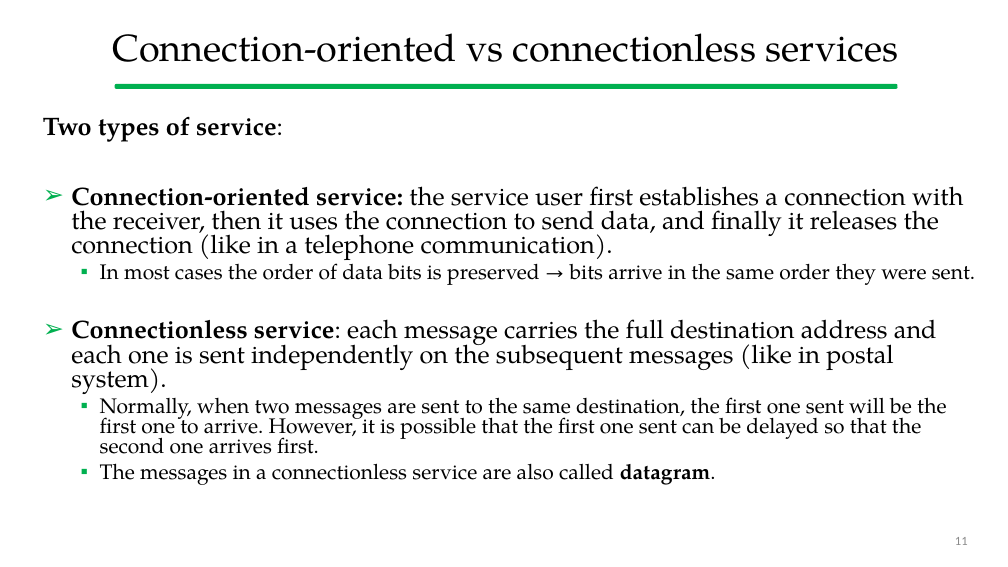
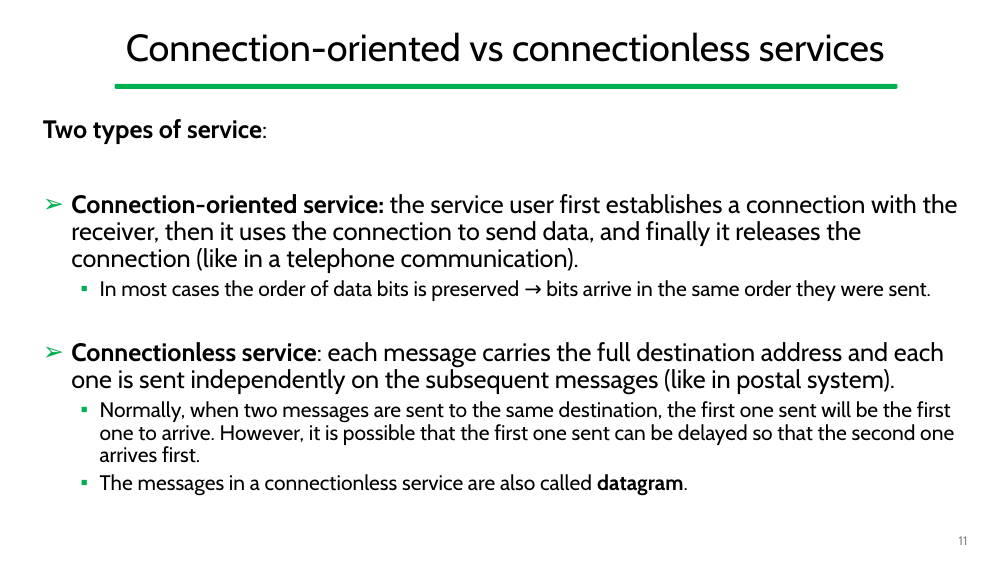
Before and after one commit to gcappon/bwthw, a slide deck: slide 11 of theory_04-fundamentals_of_computer_networks/theory_04-fundamentals_of_computer_networks.pptx. Drawn at 1008x567 pixels with LibreOffice and Linux fonts; fonts in the diff are those of the drawing. Boxes give left, top, right and bottom in pixels: in the first picture for what was removed or moved away, otherwise in the second. Text is boxed around its words. In the diff, an @@ line names an element or a change of style, - is before the commit and + after.

```diff
--- a/theory_04-fundamentals_of_computer_networks/theory_04-fundamentals_of_computer_networks.pptx
+++ b/theory_04-fundamentals_of_computer_networks/theory_04-fundamentals_of_computer_networks.pptx
@@ title "Connection-oriented vs connectionless services" at bbox=[126, 32, 885, 62]: font TeX Gyre Pagella to Cabin @@
@@ text "Two types of service:" at bbox=[43, 119, 958, 496]: font TeX Gyre Pagella to Cabin; line spacing 0.8 to 0.9 @@
@@ page number at bbox=[959, 536, 968, 545]: font Calibri to Cabin @@
```
Also in this commit, not shown: 29 other slides changed, 1 other file.
